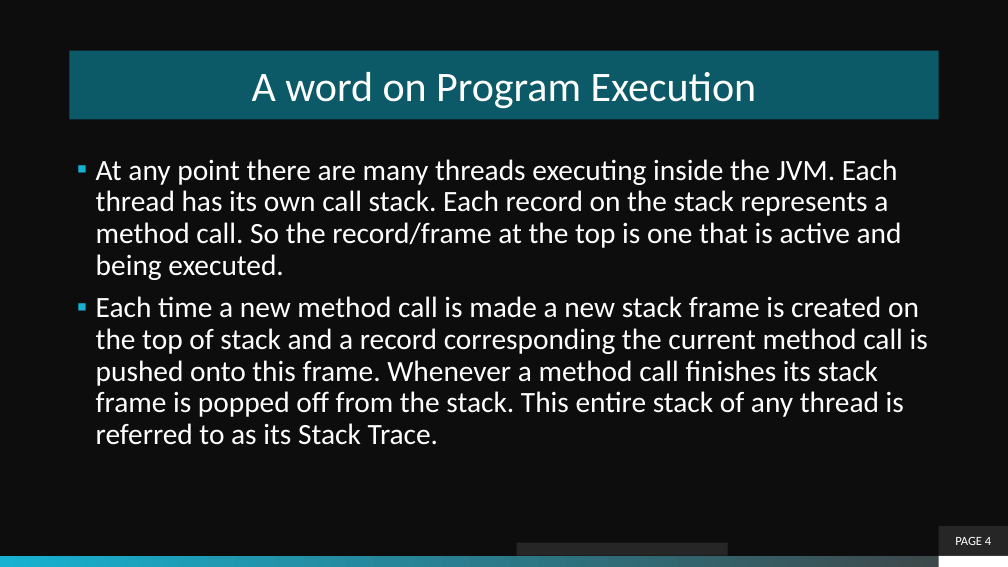
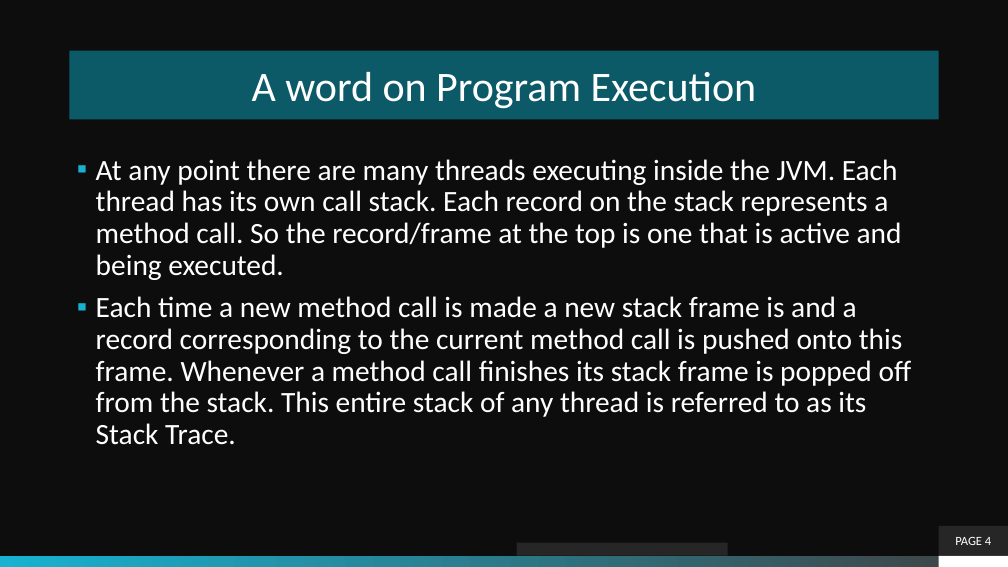
Before and after one commit to theLeonidas/Courses, a slide deck: slide 4 of courseMaterial/Exceptions/Exceptions.pptx. Drawn at 1008x567 pixels with LibreOffice and Linux fonts; fonts in the diff are those of the drawing; background and template pictures are left out. Boxes give left, top, right and bottom in pixels: in the first picture for what was removed or moved away, otherwise in the second. Text is boxed around its words. In the diff, an @@ line names an element or a change of style, - is before the commit and + after.

```diff
--- a/courseMaterial/Exceptions/Exceptions.pptx
+++ b/courseMaterial/Exceptions/Exceptions.pptx
@@ text at box(96, 296, 912, 445): text changed @@
-▪ Each time a new method call is made a new stack frame is created on the top of stack and a record corresponding the current method call is pushed onto this frame. Whenever a method call finishes its stack frame is popped off from the stack. This entire stack of any thread is referred to as its Stack Trace.
+▪ Each time a new method call is made a new stack frame is and a record corresponding to the current method call is pushed onto this frame. Whenever a method call finishes its stack frame is popped off from the stack. This entire stack of any thread is referred to as its Stack Trace.
```
Also in this commit, not shown: 6 other slides changed, 8 slides added, 9 slides removed, 8 other files.
